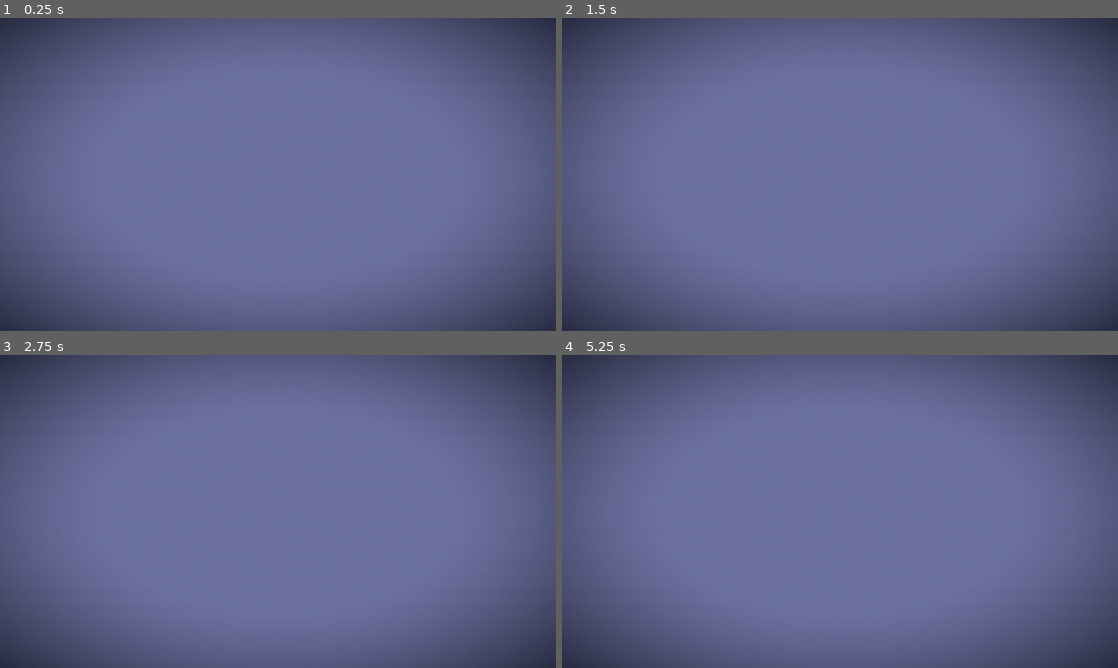
Above: before the commit, frames 1-4 (two rows, left to right).
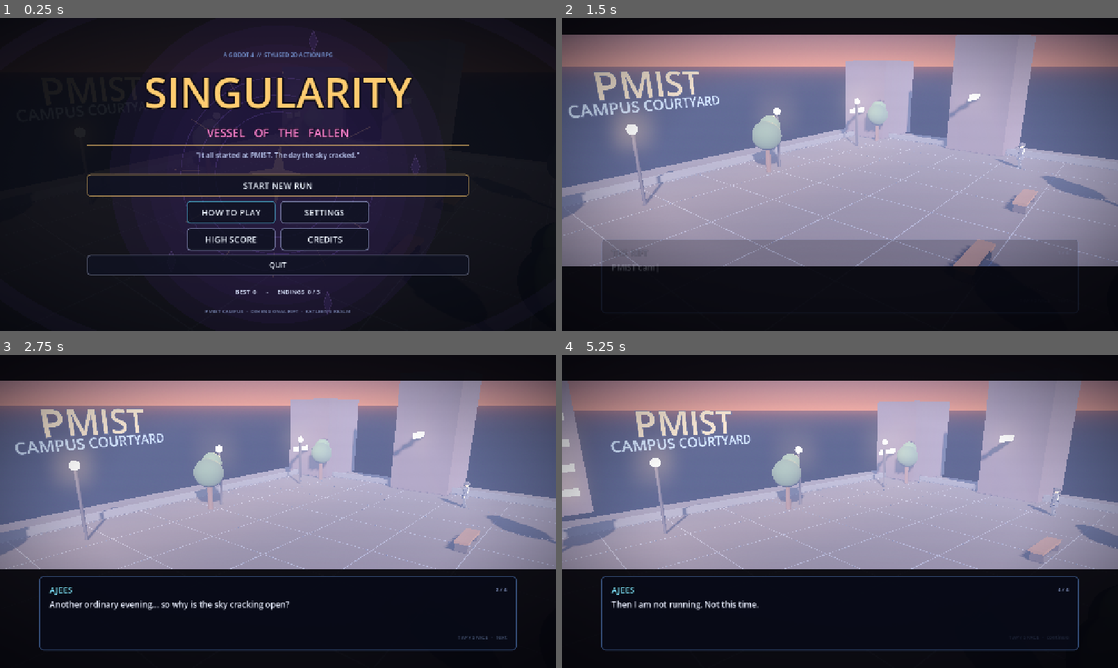
Above: after the commit, the same moments.

Repository: abdulkather82821-shadow/Singularity-Mobile-game
Game: Godot game, scene res://res/scenes/main.tscn
The game is run twice, just before and just after one commit, with the same random seed, the same clock (stepped at 60 frames per second) and the same inputs. Sound files missing from this copy of the repository are replaced by a short silence.
Inputs (mouse positions are in pixels of both pictures, inside the frame that each line leads up to):
- Up to frame 1 (0.25 s): no input
- Up to frame 2 (1.5 s): click (840, 183) at 0.5 s, where only the run after the commit has a clickable "START NEW RUN"; click (840, 233) at 1.25 s, where only the run after the commit has a clickable "BEGIN"
- Up to frame 3 (2.75 s): tap Enter at 2 s; move the mouse to (400, 495) at 2.02 s; hold D (move_right) from 2.03 s (still down); hold J (attack) from 2.03 s (still down); click (400, 495) at 2.17 s; tap Space (jump) at 2.27 s
- Up to frame 4 (5.25 s): release D (move_right) at 2.75 s; release J (attack) at 2.75 s; drag from (728, 527) to (812, 574) at 2.77 s; move the mouse to (895, 442) at 3.52 s; hold D (move_right) 3.53-4.25 s; hold H (heal) 3.53-4.25 s; drag from (812, 574) to (673, 464) at 4.27 s; move the mouse to (1006, 558) at 5.02 s; hold A (move_left) from 5.03 s (still down); hold L (special) from 5.03 s (still down)

The runs differ from the first frame. In frame 1, 99% of the frame differs, in the area x 0-100%, y 0-100%; in frame 2, 75%; in frame 3, 82%; in frame 4, 84%.
Error before the commit: Parse Error: Cannot find member "ljust" in base "String". (res://res/scripts/ui/menus.gd:229)

Commit message:
fix(ui): ljust is Python, Godot wants lpad (menus failed to compile)
Co-authored-by: arena-agent <297053741+arena-agent@users.noreply.github.com>

Diff:
--- a/res/scripts/ui/menus.gd
+++ b/res/scripts/ui/menus.gd
@@ -226,7 +226,7 @@
 	var enabled: bool = bool(SaveManager.settings.get(key, true))
 	var row := UI.button(
 		_box,
-		"%s%s" % [title_text.ljust(34, " "), "ON" if enabled else "OFF"],
+		"%s%s" % [title_text.lpad(34, " "), "ON" if enabled else "OFF"],
 		func() -> void: _flip_setting(key),
 		CYAN if enabled else Color(0.45, 0.50, 0.64),
 		540.0
